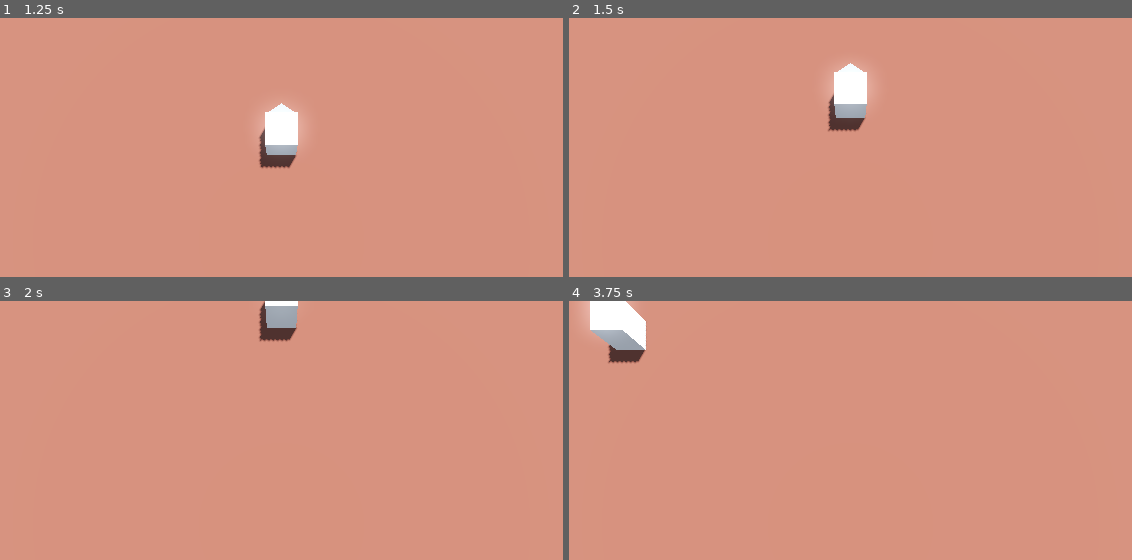
Above: before the commit, frames 1-4 (two rows, left to right).
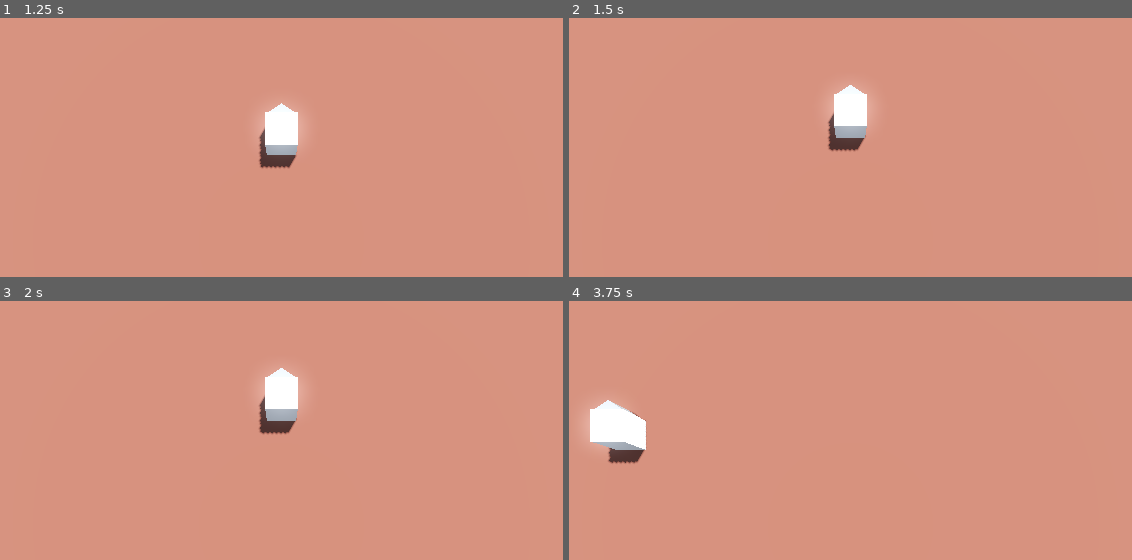
Above: after the commit, the same moments.

Repository: cloudmillgames/GECS
Game: Godot game, scene res://start.tscn
The game is run twice, just before and just after one commit, with the same random seed, the same clock (stepped at 60 frames per second) and the same inputs.
Inputs:
- Up to frame 1 (1.25 s): tap Enter at 0.5 s; hold W (move_up) from 0.53 s (still down); hold Space (trigger) from 0.53 s (still down)
- Up to frame 2 (1.5 s): keep holding W (move_up); release Space (trigger) at 1.28 s; tap Space (trigger) at 1.35 s
- Up to frame 3 (2 s): keep holding W (move_up)
- Up to frame 4 (3.75 s): release W (move_up) at 2.03 s; hold Space (trigger) 2.03-2.78 s; hold A (move_left) 2.03-3.53 s; tap Space (trigger) at 2.85 s; hold S (move_down) from 3.53 s (still down); hold Space (trigger) from 3.53 s (still down)

Frame 1 is identical in both runs. In frame 2, 1.7% of the frame differs, in the area x 46-53%, y 17-52%; in frame 3, 2.5%; in frame 4, 3.8%, in the area x 2-14%, y 0-63%.

Commit message:
Player firing, control, boundaries all implemented. Enemy killbounds and model. start WIP on enemy spawner

Diff:
--- a/GECS/GComps.tscn
+++ b/GECS/GComps.tscn
@@ -2,5 +2,5 @@
 
 [ext_resource type="Script" path="res://GECS/GComps.gd" id="1_pgry8"]
 
-[node name="GComps" type="Node"]
+[node name="comps" type="Node"]
 script = ExtResource("1_pgry8")
--- /dev/null
+++ b/components/cmdctrl.gd
@@ -0,0 +1,15 @@
+extends GComp
+
+# Movement control using a command queue
+enum CMD_TYPE {
+	MOVE_TO,
+	FIRE,
+	DESTRUCT,
+}
+# One command = one action til completion
+@export var cmd_queue:Array[CMD_TYPE]
+# Each command is paired with one data here, any type. Ex: MOVE_TO should have target position data
+@export var data_queue:Array
+
+func compinit():
+	compname = "Directctrl".to_lower()
--- /dev/null
+++ b/components/cmdctrl.tscn
@@ -0,0 +1,3 @@
+[gd_scene format=3 uid="uid://dh7ly7j5rge8q"]
+
+[node name="cmdctrl" type="Node"]
--- /dev/null
+++ b/components/killbounds.gd
@@ -0,0 +1,12 @@
+extends GComp
+
+# Kills entity if it left defined geometric boundary, center on origin, perhaps using AABB and has_point() is better?
+# Defines max x, y, z
+@export var max_corner:Vector3 = Vector3(100, 100, 100)
+# Defines min x, y, z
+@export var min_corner:Vector3 = Vector3(-100, -100, -100)
+
+func compinit():
+	compname = "killbounds"
+	# expected enttype for error checking (optional)
+	enttype = "Node3D"
--- /dev/null
+++ b/components/killbounds.tscn
@@ -0,0 +1,3 @@
+[gd_scene format=3 uid="uid://cagyrcotru3p6"]
+
+[node name="killbounds" type="Node"]
--- /dev/null
+++ b/components/movebounds.gd
@@ -0,0 +1,9 @@
+extends GComp
+
+# Defines an AABB that this node is bound by (can't leave)
+@export var bounds:AABB = AABB(Vector3(-10, -10, -10), Vector3(20, 20, 20))
+
+func compinit():
+	compname = "Movebounds".to_lower()
+	# expected enttype for error checking (optional)
+	enttype = "Node3D"
--- /dev/null
+++ b/components/movebounds.tscn
@@ -0,0 +1,3 @@
+[gd_scene format=3 uid="uid://ladvkoejc4gv"]
+
+[node name="movebounds" type="Node"]
--- /dev/null
+++ b/entities/enemy.tscn
@@ -0,0 +1,43 @@
+[gd_scene load_steps=11 format=3 uid="uid://dq3pq7r4vlcq2"]
+
+[ext_resource type="PackedScene" uid="uid://d1rrv00qkgy15" path="res://GECS/GComps.tscn" id="1_hfjug"]
+[ext_resource type="PackedScene" uid="uid://dh7ly7j5rge8q" path="res://components/cmdctrl.tscn" id="2_kmacl"]
+[ext_resource type="Script" path="res://components/cmdctrl.gd" id="3_ar1nw"]
+[ext_resource type="PackedScene" uid="uid://brcr78rxt5axk" path="res://components/vehicle.tscn" id="4_iqgie"]
+[ext_resource type="PackedScene" uid="uid://cagyrcotru3p6" path="res://components/killbounds.tscn" id="5_t2g5e"]
+[ext_resource type="PackedScene" uid="uid://c5ckeou58qnb1" path="res://components/turret.tscn" id="6_ry03l"]
+[ext_resource type="PackedScene" uid="uid://c134qdnl18xb6" path="res://mainsystems.tscn" id="7_kaqfd"]
+
+[sub_resource type="StandardMaterial3D" id="StandardMaterial3D_glio0"]
+albedo_color = Color(0, 0.305882, 1, 1)
+
+[sub_resource type="SphereMesh" id="SphereMesh_m6ijd"]
+material = SubResource("StandardMaterial3D_glio0")
+
+[sub_resource type="SphereShape3D" id="SphereShape3D_8a0cn"]
+radius = 0.6
+
+[node name="enemy" type="CharacterBody3D"]
+
+[node name="MeshInstance3D" type="MeshInstance3D" parent="."]
+transform = Transform3D(1, 0, 0, 0, 1, 0, 0, 0, 1, 0, 0.5, 0)
+mesh = SubResource("SphereMesh_m6ijd")
+
+[node name="CollisionShape3D" type="CollisionShape3D" parent="."]
+transform = Transform3D(1, 0, 0, 0, 1, 0, 0, 0, 1, 0, 0.5, 0)
+shape = SubResource("SphereShape3D_8a0cn")
+
+[node name="comps" parent="." instance=ExtResource("1_hfjug")]
+
+[node name="cmdctrl" parent="comps" instance=ExtResource("2_kmacl")]
+script = ExtResource("3_ar1nw")
+
+[node name="vehicle" parent="comps" instance=ExtResource("4_iqgie")]
+
+[node name="killbounds" parent="comps" instance=ExtResource("5_t2g5e")]
+
+[node name="turret" parent="comps" instance=ExtResource("6_ry03l")]
+
+[node name="systems" type="Node" parent="."]
+
+[node name="mainsystems" parent="systems" instance=ExtResource("7_kaqfd")]
--- /dev/null
+++ b/entities/enemy_spawner.tscn
@@ -0,0 +1,3 @@
+[gd_scene format=3 uid="uid://dbjnht65xad6h"]
+
+[node name="EnemySpawner" type="Node3D"]
--- a/entities/player.tscn
+++ b/entities/player.tscn
@@ -11,6 +11,8 @@
 [ext_resource type="PackedScene" uid="uid://d1jfr6qn8v13e" path="res://entities/player_projectile.tscn" id="7_a6r40"]
 [ext_resource type="PackedScene" uid="uid://hwet0n70x5fr" path="res://components/audio.tscn" id="8_5qwo8"]
 [ext_resource type="Script" path="res://components/audio.gd" id="9_re764"]
+[ext_resource type="PackedScene" uid="uid://ladvkoejc4gv" path="res://components/movebounds.tscn" id="11_yp7ak"]
+[ext_resource type="Script" path="res://components/movebounds.gd" id="12_40y2m"]
 
 [sub_resource type="StandardMaterial3D" id="StandardMaterial3D_uvk5o"]
 
@@ -59,6 +61,10 @@
 stream_player = NodePath("../../AudioStreamPlayer3D")
 sounds = Array[AudioStream]([ExtResource("1_6p6qq")])
 
+[node name="movebounds" parent="comps" instance=ExtResource("11_yp7ak")]
+script = ExtResource("12_40y2m")
+bounds = AABB(-8, -4, -4, 16, 8, 8)
+
 [node name="systems" type="Node" parent="."]
 
 [node name="mainsystems" parent="systems" instance=ExtResource("6_7cb53")]
--- a/entities/player_projectile.tscn
+++ b/entities/player_projectile.tscn
@@ -1,4 +1,9 @@
-[gd_scene load_steps=4 format=3 uid="uid://d1jfr6qn8v13e"]
+[gd_scene load_steps=8 format=3 uid="uid://d1jfr6qn8v13e"]
+
+[ext_resource type="PackedScene" uid="uid://d1rrv00qkgy15" path="res://GECS/GComps.tscn" id="1_t2g5t"]
+[ext_resource type="PackedScene" uid="uid://c134qdnl18xb6" path="res://mainsystems.tscn" id="2_1ffup"]
+[ext_resource type="PackedScene" uid="uid://cagyrcotru3p6" path="res://components/killbounds.tscn" id="2_150j5"]
+[ext_resource type="Script" path="res://components/killbounds.gd" id="3_8b2ou"]
 
 [sub_resource type="StandardMaterial3D" id="StandardMaterial3D_xv6u8"]
 albedo_color = Color(0.0705882, 1, 1, 1)
@@ -26,3 +31,12 @@
 
 [node name="CollisionShape3D" type="CollisionShape3D" parent="."]
 shape = SubResource("BoxShape3D_r2d01")
+
+[node name="comps" parent="." instance=ExtResource("1_t2g5t")]
+
+[node name="killbounds" parent="comps" instance=ExtResource("2_150j5")]
+script = ExtResource("3_8b2ou")
+
+[node name="systems" type="Node" parent="."]
+
+[node name="mainsystems" parent="systems" instance=ExtResource("2_1ffup")]
--- a/systems/mainsystems.gd
+++ b/systems/mainsystems.gd
@@ -4,8 +4,9 @@
 	define_system(["vehicle", "shake"], "vehicle_shake")
 	define_system(["vehicle"], "vehicle_tint")
 	define_system(["playercontrol", "directctrl"], "player_controls")
-	define_system(["directctrl", "vehicle"], "vehicle_direct_control")
+	define_system(["directctrl", "vehicle", "movebounds"], "vehicle_direct_control")
 	define_system(["turret", "directctrl", "audio"], "turret_direct_control")
+	define_system(["killbounds"], "kill_bounds")
 
 # Shake vehicle to indicate it's a vehicle
 # compslist: vehicle, shake
@@ -49,13 +50,28 @@
 	if Input.is_action_pressed("trigger"):
 		directctrl.trigger = true
 
-# compslist: directctrl, vehicle
+# compslist: directctrl, vehicle, movebounds
 func vehicle_direct_control(tdelta, ent):
 	var directctrl = get_component(ent, "directctrl")
 	var vehicle = get_component(ent, "vehicle")
+	var bounds = get_component(ent, "movebounds").bounds as AABB
 
 	if directctrl.turn != 0:
 		ent.rotate_y(-directctrl.turn * vehicle.angular_speed * tdelta)
+
+	var pos = ent.global_position
+	if not bounds.has_point(pos):
+		# modify control to prevent leaving area, we have 4 directions vehicle can leave +X, -X, +Z, -Z
+		var control_filter:Vector3 = Vector3(1, 1, 1)
+		if directctrl.movement.x > 0:
+			control_filter.x = 0 if pos.x > bounds.end.x else 1
+		elif directctrl.movement.x < 0:
+			control_filter.x = 0 if pos.x < bounds.position.x else 1
+		if directctrl.movement.z > 0:
+			control_filter.z = 0 if pos.z > bounds.end.z else 1
+		elif directctrl.movement.z < 0:
+			control_filter.z = 0 if pos.z < bounds.position.z else 1
+		directctrl.movement *= control_filter
 
 	var direction = (Transform3D.IDENTITY * directctrl.movement.normalized())
 	if direction:
@@ -86,3 +102,10 @@
 		pr.linear_velocity = -turret.speed * pr.transform.basis.z
 		get_tree().root.add_child(pr)
 		turret._timer = turret.cooldown
+
+# compslist: killbounds
+func kill_bounds(tdelta, ent):
+	var bounds = get_component(ent, "killbounds")
+	var pos = ent.global_position
+	if pos.x > bounds.max_corner.x or pos.y > bounds.max_corner.y or pos.z > bounds.max_corner.z or pos.x < bounds.min_corner.x or pos.y < bounds.min_corner.y or pos.z < bounds.min_corner.z:
+		ent.queue_free()
Not shown: 1 places in entities/player.tscn that only renumber resources
